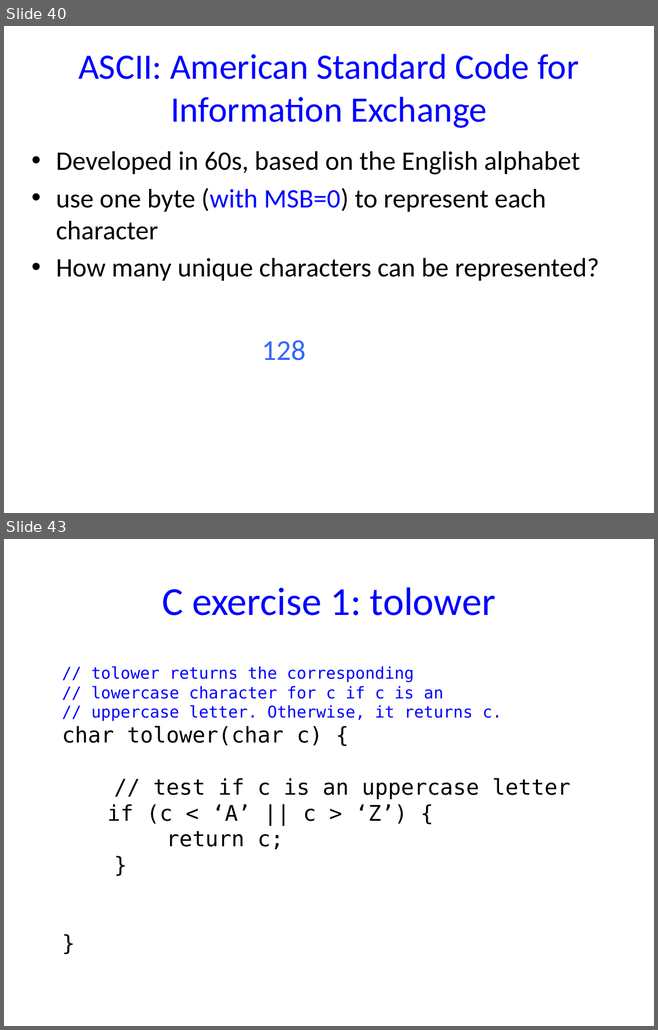
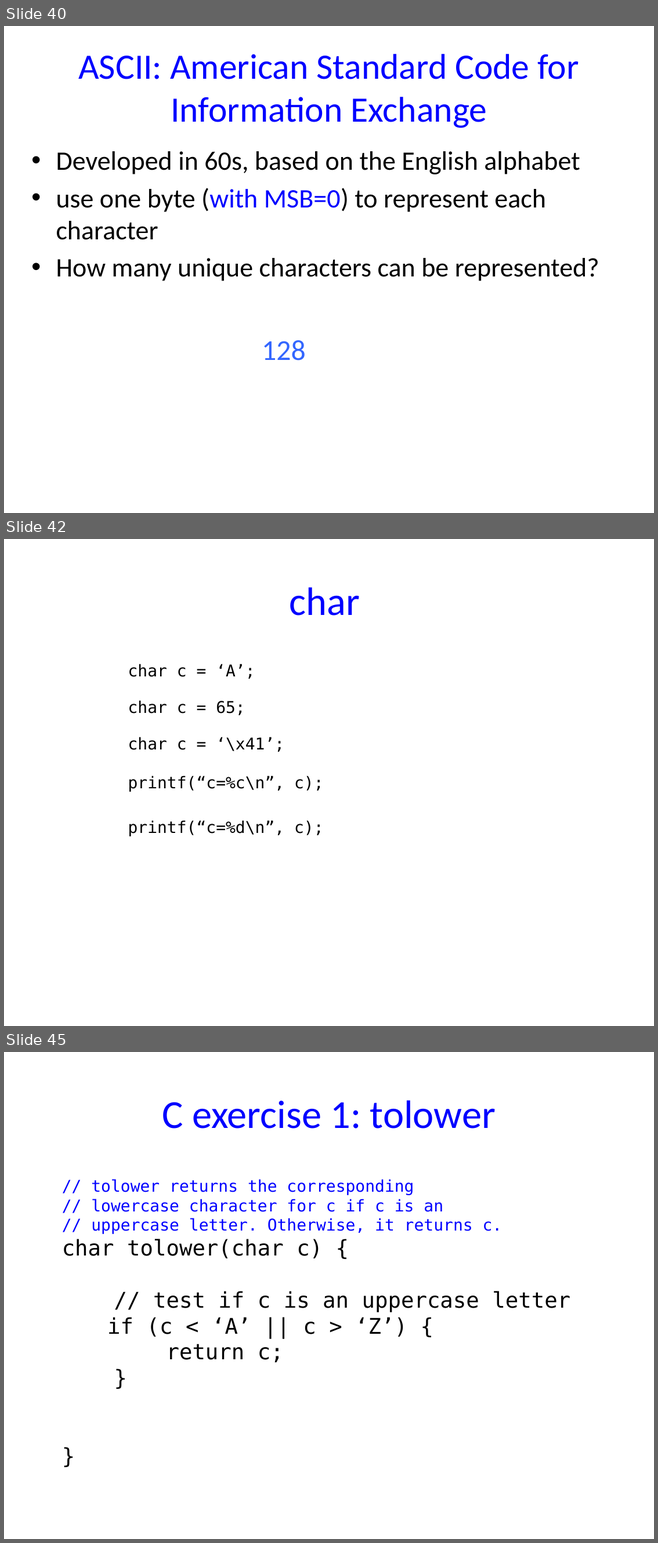
Before and after one commit to NYU-CSO/nyu-cso.github.io, a slide deck: notes/06-char-string.pptx. Shown one above the other, each under a label of ours: slides 40 and 43 before the commit, slides 40, 42 and 45 after it; the slides between them are not shown. The pictures are 658x1030 and 658x1543 pixels, drawn with LibreOffice and Linux fonts; fonts in the diff are those of the drawing. Boxes give left, top, right and bottom in pixels: in the first picture for what was removed or moved away, otherwise in the second. Text is boxed around its words. In the diff, an @@ line names an element or a change of style, - is before the commit and + after.

```diff
--- a/notes/06-char-string.pptx
+++ b/notes/06-char-string.pptx
@@ slide 42 added at bbox=[4, 539, 654, 1026], background #FFFFFF @@
@@ title added at bbox=[289, 587, 359, 616], 44 pt, text #0000FF @@
+char
@@ text added at bbox=[128, 664, 255, 679], 18 pt, text #000000 @@
+char c = ‘A’;
@@ text added at bbox=[128, 700, 245, 715], 18 pt, text #000000 @@
+char c = 65;
@@ text added at bbox=[128, 737, 284, 752], 18 pt, text #000000 @@
+char c = ‘\x41’;
@@ text added at bbox=[128, 776, 324, 792], 18 pt, text #000000 @@
+printf(“c=%c\n”, c);
@@ text added at bbox=[128, 820, 324, 837], 18 pt, text #000000 @@
+printf(“c=%d\n”, c);
@@ what was slide 43 is now slide 45 @@
```
Also in this commit, not shown: 2 slides changed, 1 other slide added, 2 slides removed, 1 other file.
